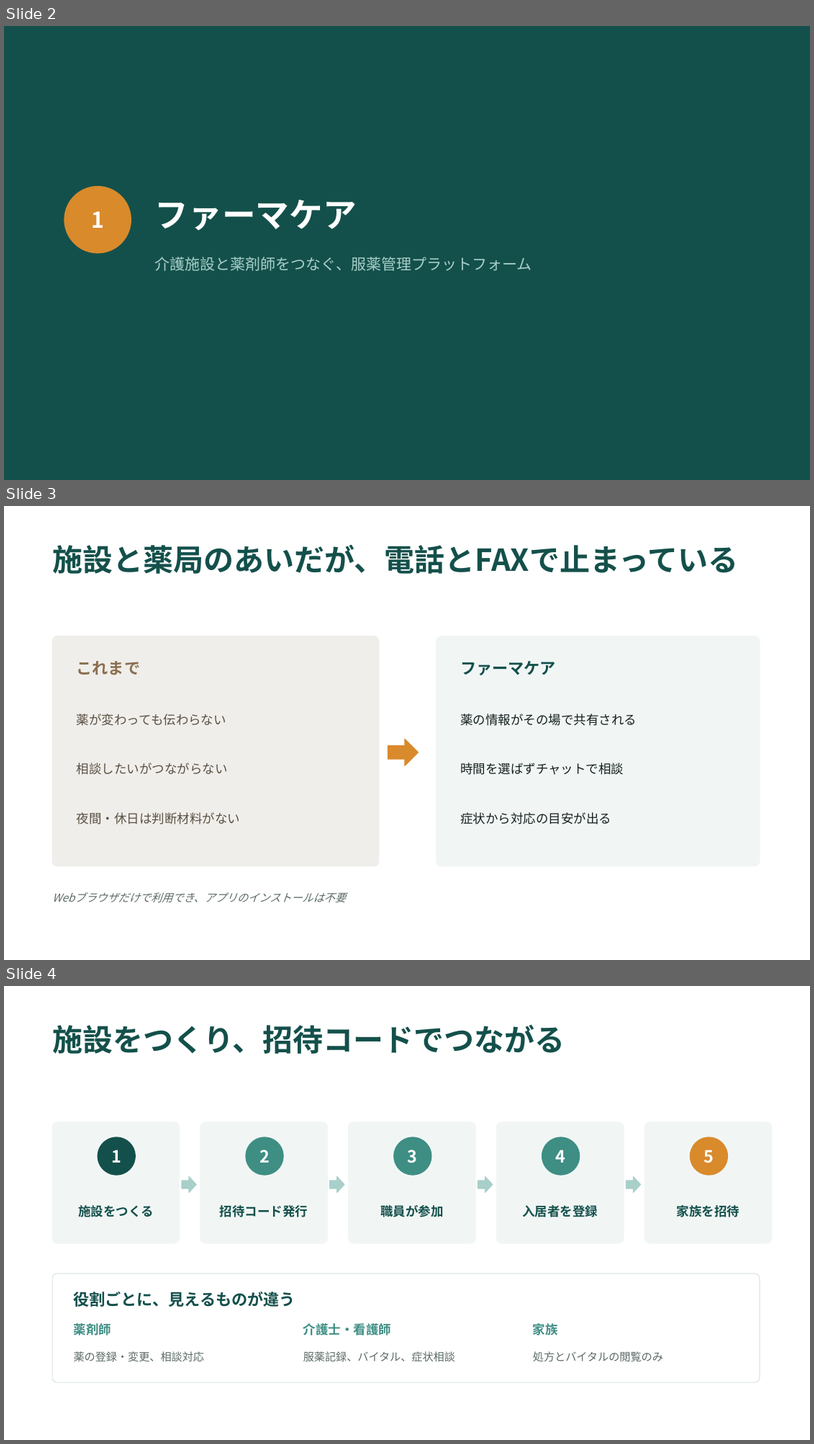
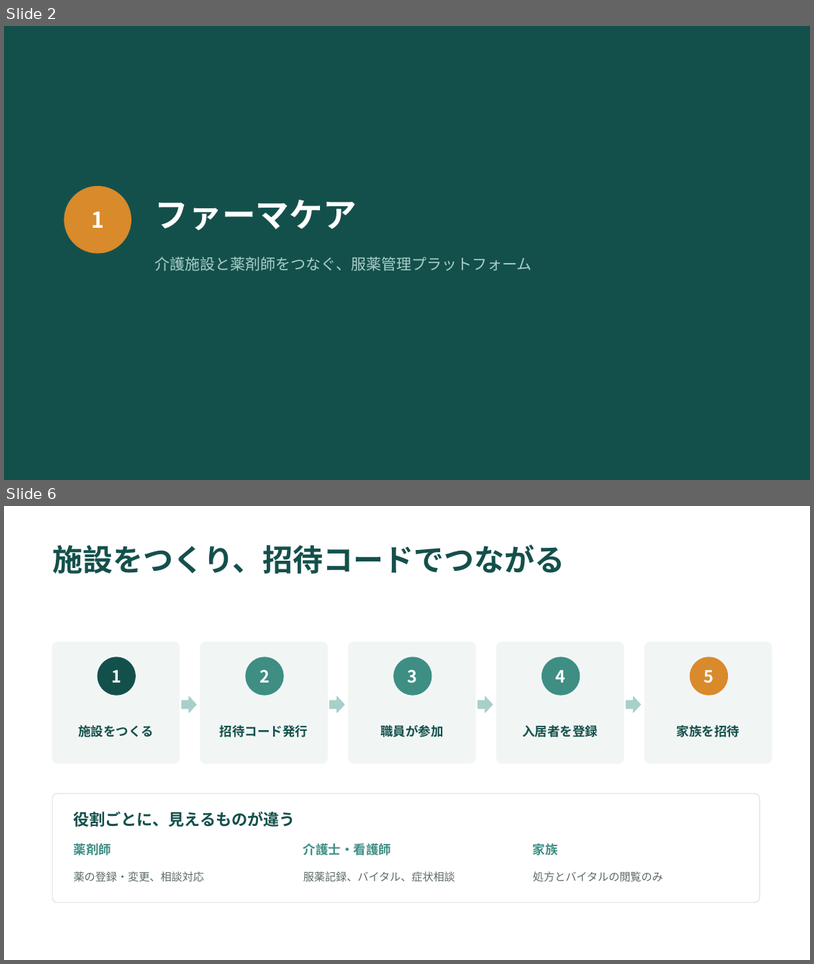
Before and after one commit to taisako082600-spec/pharmacare, a slide deck: PharmaCare_紹介資料.pptx. Shown one above the other, each under a label of ours: slides 2, 3 and 4 before the commit, slides 2 and 6 after it; the slides between them are not shown. The pictures are 814x1444 and 814x964 pixels, drawn with LibreOffice and Linux fonts; fonts in the diff are those of the drawing. Boxes give left, top, right and bottom in pixels: in the first picture for what was removed or moved away, otherwise in the second. Text is boxed around its words. In the diff, an @@ line names an element or a change of style, - is before the commit and + after.

```diff
--- a/PharmaCare_紹介資料.pptx
+++ b/PharmaCare_紹介資料.pptx
@@ slide 3 removed at (4,506,810,960), background #FFFFFF @@
@@ text removed at (52,544,738,574) @@
-施設と薬局のあいだが、電話とFAXで止まっている
@@ rounded rectangle removed at (52,636,379,866) @@
@@ rounded rectangle removed at (437,636,760,866) @@
@@ text removed at (77,661,140,675) @@
-これまで
@@ text removed at (460,661,556,675) @@
-ファーマケア
@@ text removed at (77,713,226,726) @@
-薬が変わっても伝わらない
@@ text removed at (460,713,637,726) @@
-薬の情報がその場で共有される
@@ right arrow removed at (388,739,419,765) @@
@@ text removed at (77,762,228,775) @@
-相談したいがつながらない
@@ text removed at (460,762,624,775) @@
-時間を選ばずチャットで相談
@@ text removed at (77,812,240,824) @@
-夜間・休日は判断材料がない
@@ text removed at (460,812,612,824) @@
-症状から対応の目安が出る
@@ text removed at (52,892,346,902) @@
-Webブラウザだけで利用でき、アプリのインストールは不要
@@ what was slide 4 is now slide 6 @@
```
Also in this commit, not shown: 1 slide changed, 3 slides added, 1 other file.
